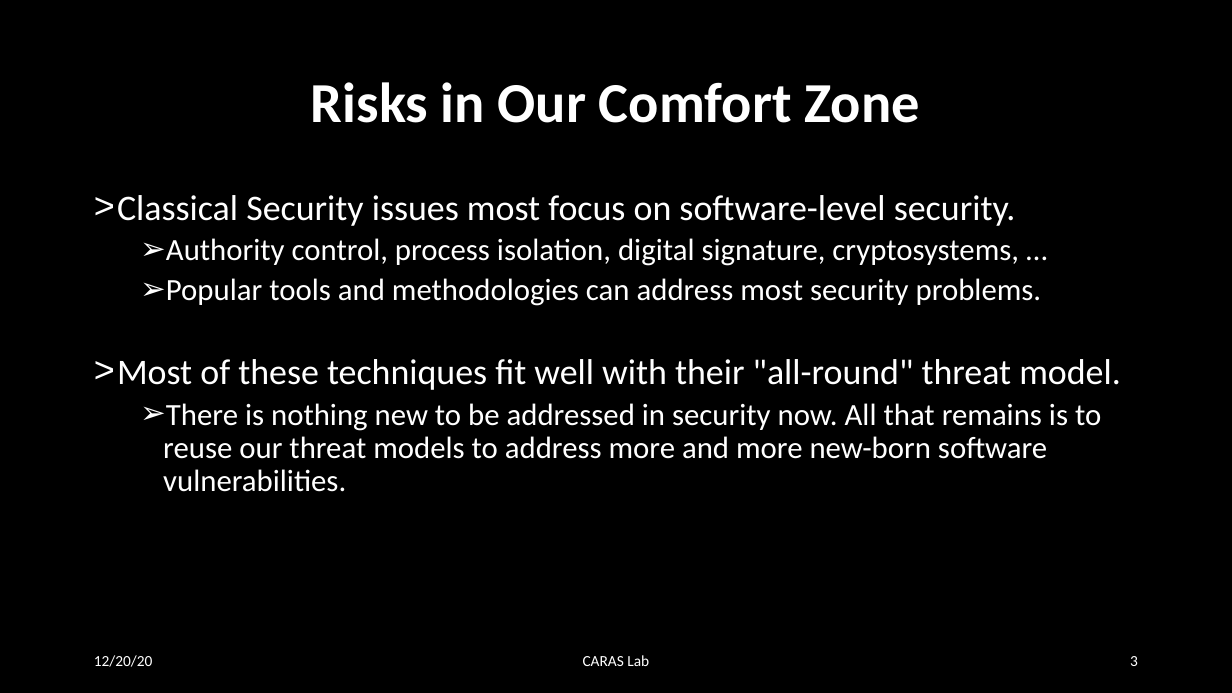
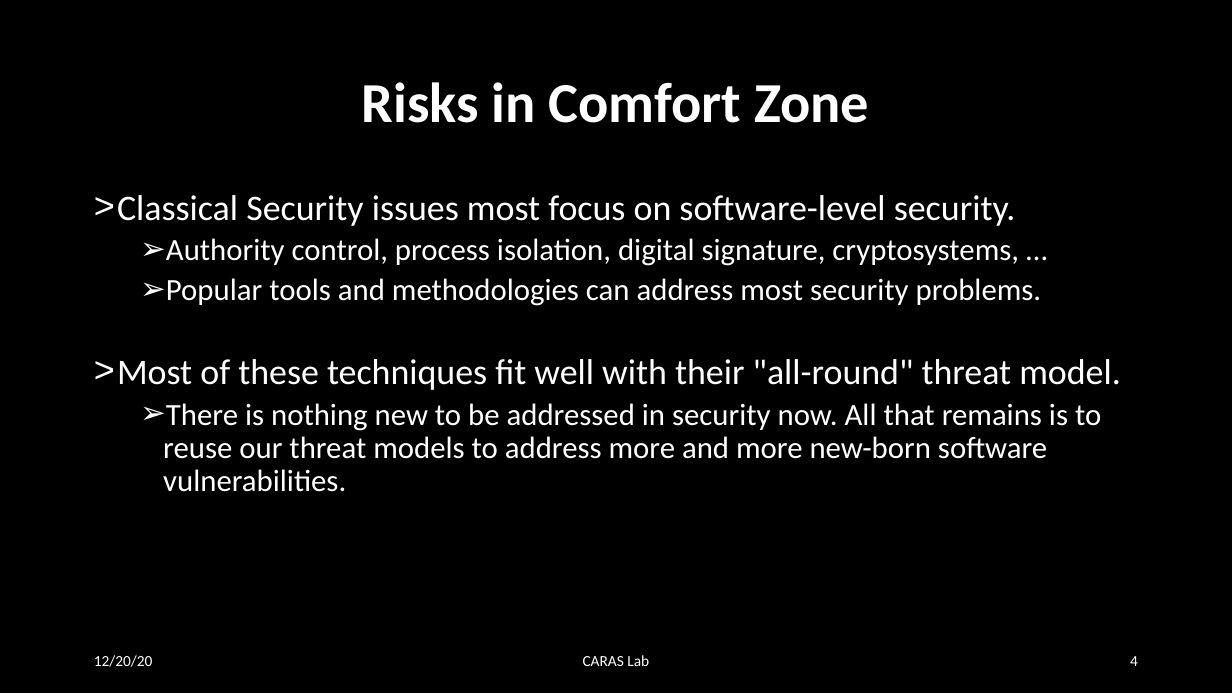
Before and after one commit to MekAkUActOR/RowHammer, a slide deck: slide 4 of summary1.pptx (slide 3 before the commit). Drawn at 1232x693 pixels with LibreOffice and Linux fonts; fonts in the diff are those of the drawing. Boxes give left, top, right and bottom in pixels: in the first picture for what was removed or moved away, otherwise in the second. Text is boxed around its words. In the diff, an @@ line names an element or a change of style, - is before the commit and + after.

```diff
--- a/summary1.pptx
+++ b/summary1.pptx
@@ title at bbox=[362, 82, 869, 123]: text changed @@
-Risks in Our Comfort Zone
+Risks in Comfort Zone
@@ page number at bbox=[1130, 656, 1138, 666]: text changed @@
-3
+4
```
Also in this commit, not shown: 6 other slides changed, 10 slides added, 1 other file.
